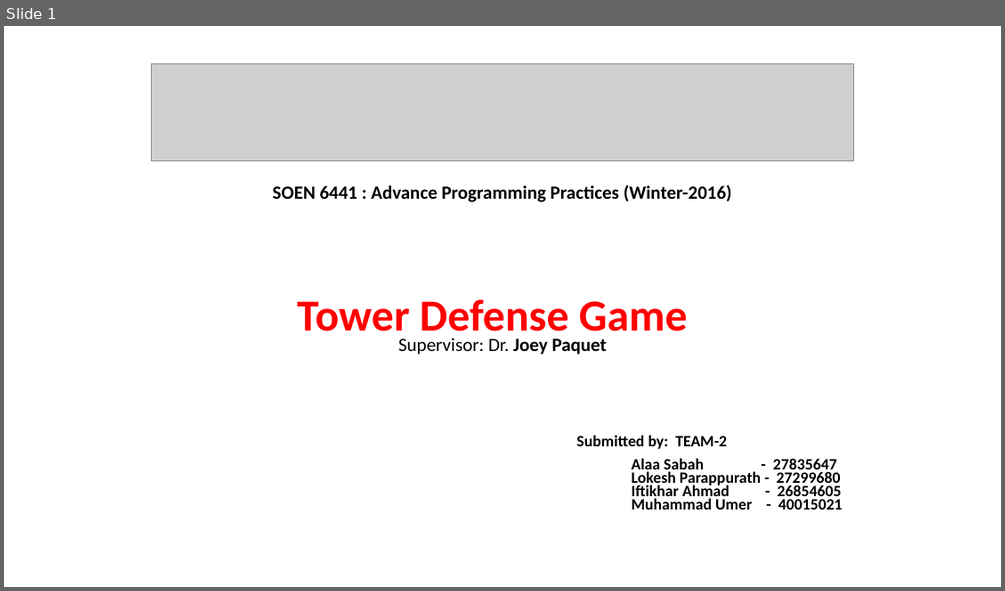
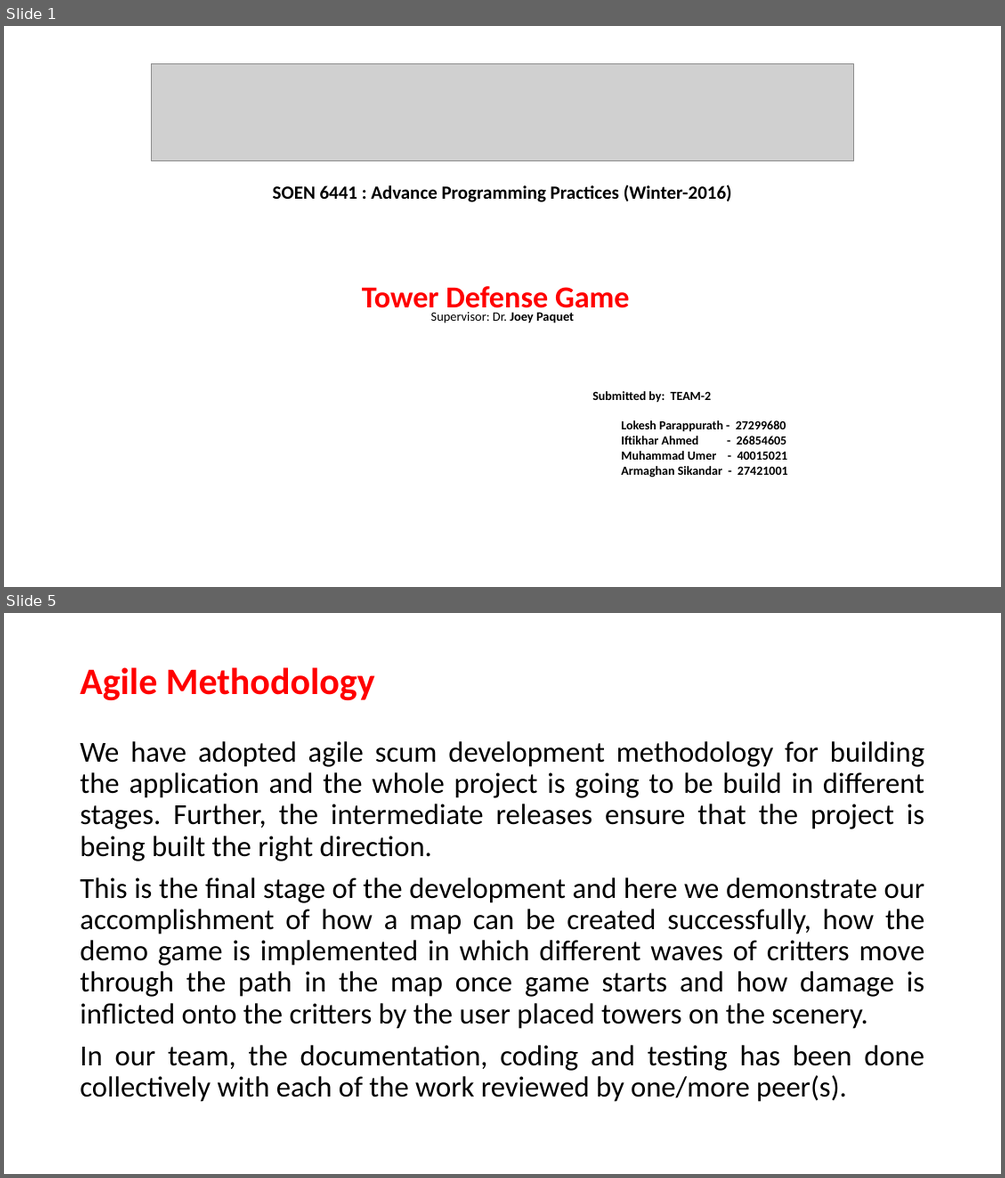
Before and after one commit to umerkk/TD-Game, a slide deck: document/Presentation.pptx. Shown one above the other, each under a label of ours: slide 1 before the commit, slides 1 and 5 after it; the slides between them are not shown. The pictures are 1005x591 and 1005x1178 pixels, drawn with LibreOffice and Linux fonts; fonts in the diff are those of the drawing; grey boxes stand for pictures. Boxes give left, top, right and bottom in pixels: in the first picture for what was removed or moved away, otherwise in the second. Text is boxed around its words. In the diff, an @@ line names an element or a change of style, - is before the commit and + after.

Commit message:
updating presentation document

```diff
--- a/document/Presentation.pptx
+++ b/document/Presentation.pptx
@@ slide 5 added at (4,613,1001,1174), background #FFFFFF @@
@@ title added at (80,667,375,700), 36 pt, text #FF0000, bold @@
+Agile Methodology
@@ text added at (80,741,925,1102), 28 pt, text #000000 @@
+We have adopted agile scum development methodology for building the application and the whole project is going to be build in different stages. Further, the intermediate releases ensure that the project is being built the right direction.
+This is the final stage of the development and here we demonstrate our accomplishment of how a map can be created successfully, how the demo game is implemented in which different waves of critters move through the path in the map once game starts and how damage is inflicted onto the critters by the user placed towers on the scenery.
+In our team, the documentation, coding and testing has been done collectively with each of the work reviewed by one/more peer(s).
@@ slide 1 changed as well @@
@@ subtitle at (362,286,712,402): size 42.8 to 29.2 pt in "Tower Defense Game"; size 18.1 to 12.3 pt in "Supervisor: Dr. Joey Paquet"; size 15.2 to 12 pt in "Submitted by: TEAM-2" @@
@@ subtitle at (621,420,788,477): text changed; size 15.2 to 12 pt @@
-Alaa Sabah - 27835647
-Lokesh Parappurath - 27299680
-Iftikhar Ahmad - 26854605
-Muhammad Umer - 40015021
+Lokesh Parappurath - 27299680
+Iftikhar Ahmed - 26854605
+Muhammad Umer - 40015021
+Armaghan Sikandar - 27421001
```
Also in this commit, not shown: 4 other slides changed, 8 other slides added, 7 slides removed, 1 other file.
